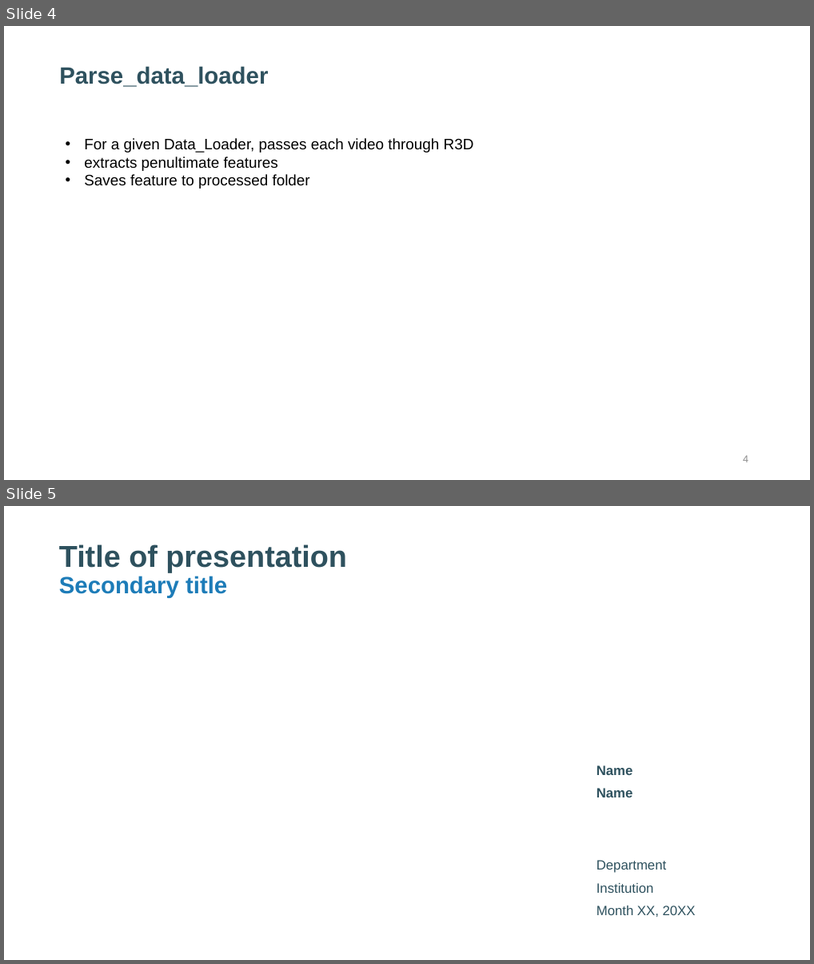
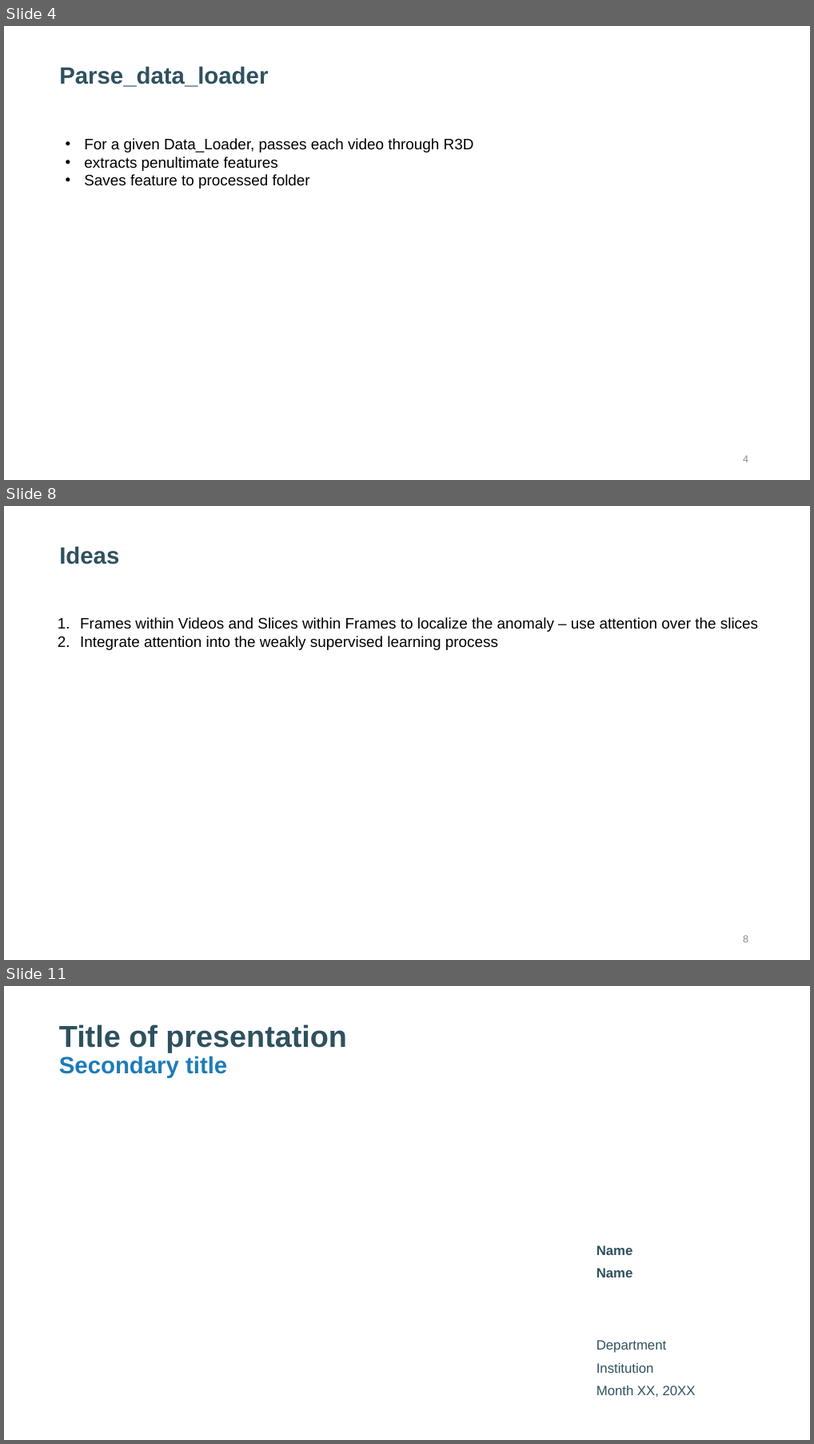
Before and after one commit to karthik111/video_anomaly_detection, a slide deck: docs/Video Anomaly Detection – Design Notes.pptx. Shown one above the other, each under a label of ours: slides 4 and 5 before the commit, slides 4, 8 and 11 after it; the slides between them are not shown. The pictures are 814x964 and 814x1444 pixels, drawn with LibreOffice and Linux fonts; fonts in the diff are those of the drawing. Boxes give left, top, right and bottom in pixels: in the first picture for what was removed or moved away, otherwise in the second. Text is boxed around its words. In the diff, an @@ line names an element or a change of style, - is before the commit and + after.

```diff
--- a/docs/Video Anomaly Detection – Design Notes.pptx
+++ b/docs/Video Anomaly Detection – Design Notes.pptx
@@ slide 8 added at (4,506,810,960), background #FFFFFF @@
@@ title added at (59,546,119,564), 28 pt, text #2E515E, bold @@
+Ideas
@@ text added at (80,617,758,650), 18 pt, text #000000 @@
+1. Frames within Videos and Slices within Frames to localize the anomaly – use attention over the slices
+2. Integrate attention into the weakly supervised learning process
@@ page number added at (743,935,749,942), 12 pt, text #8C8C8C @@
+8
@@ what was slide 5 is now slide 11 @@
```
Also in this commit, not shown: 5 other slides added, 10 other files.
